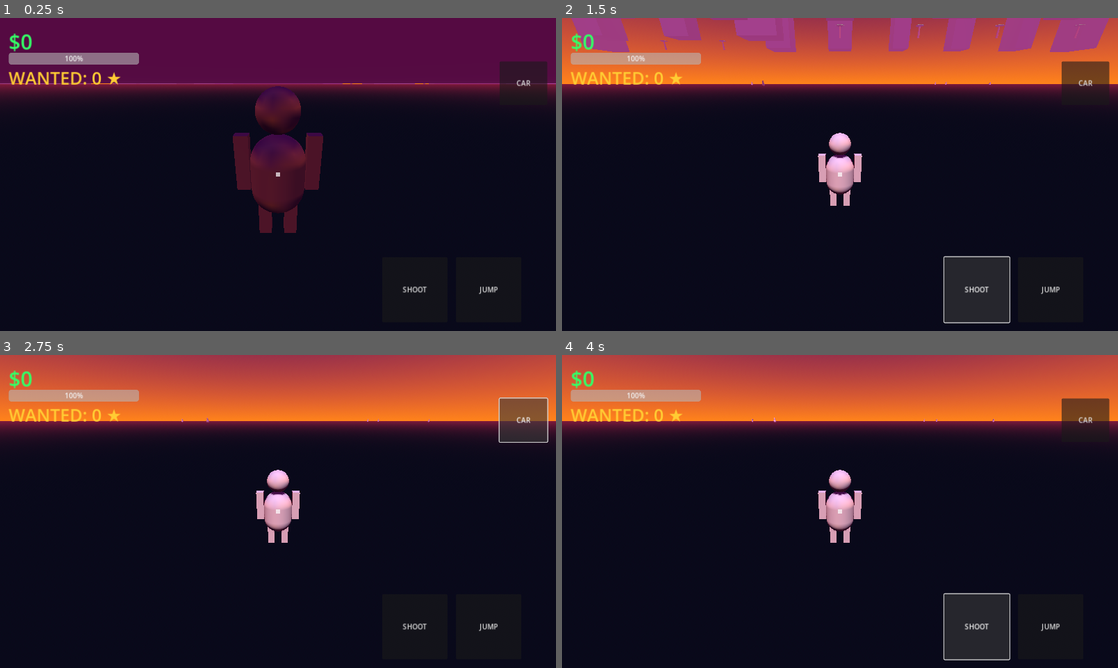
Above: before the commit, frames 1-4 (two rows, left to right).
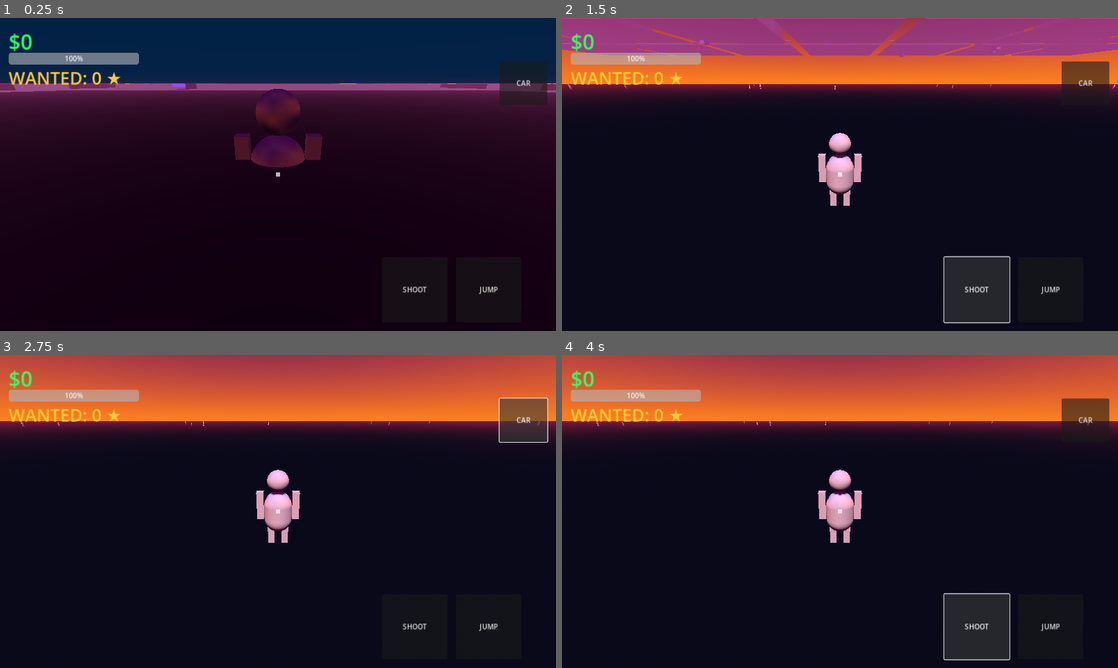
Above: after the commit, the same moments.

Repository: AniblimaxDeveloper/geta-iv-sivis
Game: Godot game, scene res://Main.tscn
Same seed, same stepped clock (60 frames per second), same inputs: the game is played once before the commit and once after it.
Inputs:
- Up to frame 1 (0.25 s): no input
- Up to frame 2 (1.5 s): click "JUMP" at 0.5 s; click "SHOOT" at 1.25 s
- Up to frame 3 (2.75 s): click "CAR" at 2 s
- Up to frame 4 (4 s): click "JUMP" at 2.75 s; click "SHOOT" at 3.5 s

The runs differ from the first frame. In frame 1, 39% of the frame differs, in the area x 0-100%, y 0-69%; in frame 2, 6.6%; in frame 3, less than 0.1%; in frame 4, less than 0.1%.

Commit message:
feat: Phase 8 - Advanced City Grid, Traffic AI, Procedural Pedestrians

Diff:
--- a/Main.gd
+++ b/Main.gd
@@ -9,64 +9,78 @@
 var police_spawned: bool = false
 
 func _ready():
-    generate_miami_city()
-    spawn_vehicles(8)
-    spawn_pedestrians(30)
+    generate_city()
+    spawn_vehicles(15)
+    spawn_pedestrians(40)
 
 func _process(_delta):
     hud_money.text = "$" + str(player.money)
     hud_health.value = player.health
     hud_wanted.text = "WANTED: " + str(wanted_level) + " ★"
 
-func generate_miami_city():
-    # 1. Aspal Jalan
+func generate_city():
+    # 1. Aspal Jalan Raksasa
     var floor = MeshInstance3D.new()
     var plane = PlaneMesh.new()
-    plane.size = Vector2(500, 500)
+    plane.size = Vector2(600, 600)
     floor.mesh = plane
     var f_mat = StandardMaterial3D.new()
-    f_mat.albedo_color = Color(0.1, 0.1, 0.15)
+    f_mat.albedo_color = Color(0.08, 0.08, 0.1)
     floor.material_override = f_mat
     add_child(floor)
 
-    # 2. Blok Gedung & Pohon Palem
-    var block_size = 60
-    for x in range(-4, 5):
-        for z in range(-4, 5):
-            if randf() > 0.2:
-                # Gedung Pencakar Langit
+    # 2. Grid Kota (Gedung & Trotoar)
+    var block_size = 80
+    for x in range(-3, 4):
+        for z in range(-3, 4):
+            # Blok Trotoar
+            var sidewalk = MeshInstance3D.new()
+            var box = BoxMesh.new()
+            box.size = Vector3(70, 1, 70)
+            sidewalk.mesh = box
+            var s_mat = StandardMaterial3D.new()
+            s_mat.albedo_color = Color(0.2, 0.2, 0.25)
+            sidewalk.material_override = s_mat
+            sidewalk.position = Vector3(x * block_size, 0.5, z * block_size)
+            add_child(sidewalk)
+
+            # Gedung Pencakar Langit
+            if randf() > 0.15:
                 var b = StaticBody3D.new()
                 var m = MeshInstance3D.new()
-                var box = BoxMesh.new()
-                var w = randf_range(15, 30)
-                var h = randf_range(40, 120)
-                var d = randf_range(15, 30)
-                box.size = Vector3(w, h, d)
-                m.mesh = box
+                var b_box = BoxMesh.new()
+                var w = randf_range(20, 40)
+                var h = randf_range(50, 150)
+                var d = randf_range(20, 40)
+                b_box.size = Vector3(w, h, d)
+                m.mesh = b_box
+
                 var mat = StandardMaterial3D.new()
-                mat.albedo_color = Color(0.1, 0.1, 0.2)
+                mat.albedo_color = Color(0.1, 0.1, 0.15)
                 mat.emission_enabled = true
-                mat.emission = Color(1.0, 0.2, 0.8) * randf_range(0.2, 0.5) # Efek Neon
+                mat.emission = Color(0.1, 0.5, 0.9) * randf_range(0.1, 0.4) # Kaca gedung biru
                 m.material_override = mat
+
                 var c = CollisionShape3D.new()
                 var s = BoxShape3D.new()
-                s.size = box.size
+                s.size = b_box.size
                 c.shape = s
-                b.position = Vector3(x * block_size, h / 2, z * block_size)
+
+                b.position = Vector3(x * block_size, h / 2 + 1, z * block_size)
                 b.add_child(m)
                 b.add_child(c)
                 add_child(b)
 
-            else:
-                # Pohon Palem
+            # Pohon Palem di pinggir jalan
+            for i in range(2):
                 var palm = Node3D.new()
                 var trunk = MeshInstance3D.new()
                 var cyl = CylinderMesh.new()
                 cyl.top_radius = 0.5
                 cyl.bottom_radius = 0.8
-                cyl.height = 8.0
+                cyl.height = 12.0
                 trunk.mesh = cyl
-                trunk.position.y = 4.0
+                trunk.position.y = 6.0
                 var trunk_mat = StandardMaterial3D.new()
                 trunk_mat.albedo_color = Color(0.4, 0.2, 0.1)
                 trunk.material_override = trunk_mat
@@ -74,90 +88,112 @@
 
                 var leaves = MeshInstance3D.new()
                 var sphere = SphereMesh.new()
-                sphere.radius = 3.0
-                sphere.height = 1.0
+                sphere.radius = 4.0
+                sphere.height = 1.5
                 leaves.mesh = sphere
-                leaves.position.y = 8.0
+                leaves.position.y = 12.0
                 var leaf_mat = StandardMaterial3D.new()
-                leaf_mat.albedo_color = Color(0.1, 0.6, 0.2)
+                leaf_mat.albedo_color = Color(0.1, 0.5, 0.2)
                 leaves.material_override = leaf_mat
                 palm.add_child(leaves)
 
-                palm.position = Vector3(x * block_size, 0, z * block_size)
+                palm.position = Vector3(x * block_size + randf_range(-40, 40), 1, z * block_size + randf_range(-40, 40))
                 add_child(palm)
 
     # 3. Lampu Jalan Neon
-    for i in range(20):
+    for i in range(30):
         var light = OmniLight3D.new()
         light.light_color = Color(1.0, 0.2, 0.8) if randf() > 0.5 else Color(0.2, 0.8, 1.0)
-        light.light_energy = 5.0
-        light.omni_range = 20.0
-        light.position = Vector3(randf_range(-200, 200), 8, randf_range(-200, 200))
+        light.light_energy = 8.0
+        light.omni_range = 30.0
+        light.position = Vector3(randf_range(-250, 250), 10, randf_range(-250, 250))
         add_child(light)
 
 func spawn_vehicles(amount: int):
     for i in range(amount):
         var car = VehicleBody3D.new()
         car.add_to_group("vehicles")
+        car.set_script(load("res://TrafficCar.gd"))
+
         var col = CollisionShape3D.new()
         var box = BoxShape3D.new()
         box.size = Vector3(2.5, 1.5, 5.0)
         col.shape = box
         car.add_child(col)
+
         var mesh = MeshInstance3D.new()
         var box_mesh = BoxMesh.new()
         box_mesh.size = Vector3(2.5, 1.5, 5.0)
         mesh.mesh = box_mesh
         var mat = StandardMaterial3D.new()
-        mat.albedo_color = Color(randf(), 0.1, randf())
+        mat.albedo_color = Color(randf(), 0.2, randf())
         mesh.material_override = mat
         car.add_child(mesh)
+
         for w in [[1.2, -0.5, 1.8], [-1.2, -0.5, 1.8], [1.2, -0.5, -1.8], [-1.2, -0.5, -1.8]]:
             var wheel = VehicleWheel3D.new()
             wheel.position = Vector3(w[0], w[1], w[2])
             wheel.use_as_steering = true
             wheel.use_as_traction = true
             car.add_child(wheel)
-        car.position = Vector3(randf_range(-80, 80), 2.0, randf_range(-80, 80))
+
+        car.position = Vector3(randf_range(-200, 200), 1.5, randf_range(-200, 200))
         add_child(car)
 
 func spawn_pedestrians(amount: int):
     for i in range(amount):
         var ped = CharacterBody3D.new()
         ped.set_script(load("res://Pedestrian.gd"))
+
         var col = CollisionShape3D.new()
         var cap = CapsuleShape3D.new()
         col.shape = cap
         ped.add_child(col)
 
-        # Bentuk Manusia Sederhana untuk NPC
         var mesh_root = Node3D.new()
-        var body = MeshInstance3D.new()
+        mesh_root.name = "MeshRoot"
+
+        var torso = MeshInstance3D.new()
         var cap_mesh = CapsuleMesh.new()
+        cap_mesh.radius = 0.4
         cap_mesh.height = 1.2
-        body.mesh = cap_mesh
-        body.position.y = 1.0
-        mesh_root.add_child(body)
+        torso.mesh = cap_mesh
+        torso.position.y = 1.0
+        mesh_root.add_child(torso)
+
         var head = MeshInstance3D.new()
-        var sphere = SphereMesh.new()
-        sphere.radius = 0.3
-        head.mesh = sphere
+        var sph = SphereMesh.new()
+        sph.radius = 0.3
+        head.mesh = sph
         head.position.y = 1.9
         mesh_root.add_child(head)
+
+        var leg_l = MeshInstance3D.new()
+        leg_l.name = "LegL"
+        var box = BoxMesh.new()
+        box.size = Vector3(0.2, 0.8, 0.2)
+        leg_l.mesh = box
+        leg_l.position = Vector3(0.2, 0.0, 0)
+        mesh_root.add_child(leg_l)
+
+        var leg_r = MeshInstance3D.new()
+        leg_r.name = "LegR"
+        leg_r.mesh = box
+        leg_r.position = Vector3(-0.2, 0.0, 0)
+        mesh_root.add_child(leg_r)
+
         ped.add_child(mesh_root)
-
-        ped.position = Vector3(randf_range(-150, 150), 1.0, randf_range(-150, 150))
+        ped.position = Vector3(randf_range(-200, 200), 1.0, randf_range(-200, 200))
         add_child(ped)
 
 func add_wanted_level():
     wanted_level += 1
     if wanted_level == 1 and not police_spawned:
-        for i in range(6):
+        for i in range(8):
             var police = CharacterBody3D.new()
             police.set_script(load("res://Police.gd"))
             var c = CollisionShape3D.new()
-            var cap = CapsuleShape3D.new()
-            c.shape = cap
+            c.shape = CapsuleShape3D.new()
             police.add_child(c)
             var m = MeshInstance3D.new()
             m.name = "Mesh"
@@ -166,6 +202,6 @@
             mat.albedo_color = Color(0, 0.2, 1)
             m.material_override = mat
             police.add_child(m)
-            police.position = Vector3(player.position.x + randf_range(-30, 30), 2.0, player.position.z + randf_range(-30, 30))
+            police.position = Vector3(player.position.x + randf_range(-40, 40), 2.0, player.position.z + randf_range(-40, 40))
             add_child(police)
         police_spawned = true
--- a/Pedestrian.gd
+++ b/Pedestrian.gd
@@ -2,18 +2,28 @@
 var speed: float = 4.0
 var direction: Vector3
 var time_to_change: float = 0.0
+@onready var leg_l = $MeshRoot/LegL
+@onready var leg_r = $MeshRoot/LegR
+var walk_t: float = 0.0
 
 func _ready(): randomize_dir()
 
 func randomize_dir():
     direction = Vector3(randf_range(-1, 1), 0, randf_range(-1, 1)).normalized()
-    time_to_change = randf_range(2.0, 5.0)
+    time_to_change = randf_range(3.0, 6.0)
 
 func _physics_process(delta):
     if not is_on_floor(): velocity.y -= 30.0 * delta
     time_to_change -= delta
     if time_to_change <= 0: randomize_dir()
+
     velocity.x = direction.x * speed
     velocity.z = direction.z * speed
     move_and_slide()
+
+    walk_t += delta * 10.0
+    if leg_l and leg_r:
+        leg_l.rotation.x = sin(walk_t) * 0.5
+        leg_r.rotation.x = -sin(walk_t) * 0.5
+
     if get_slide_collision_count() > 0: randomize_dir()
--- a/Player.gd
+++ b/Player.gd
@@ -1,6 +1,6 @@
 extends CharacterBody3D
 
-@export var speed: float = 12.0
+@export var speed: float = 15.0
 @export var jump_force: float = 10.0
 @export var gravity: float = 30.0
 
@@ -21,8 +21,8 @@
 
 func _physics_process(delta):
     if current_vehicle:
-        current_vehicle.engine_force = -input_dir.y * 1500.0
-        current_vehicle.steering = -input_dir.x * 0.5
+        current_vehicle.engine_force = -input_dir.y * 1800.0
+        current_vehicle.steering = -input_dir.x * 0.6
         global_position = current_vehicle.global_position + Vector3(0, 3.0, 0)
         mesh_root.visible = false
         return
@@ -41,19 +41,18 @@
         mesh_root.rotation.y = lerp_angle(mesh_root.rotation.y, target_angle, 0.2)
 
         # Animasi Berjalan Manusia
-        walk_time += delta * 12.0
-        left_leg.rotation.x = sin(walk_time) * 0.6
-        right_leg.rotation.x = -sin(walk_time) * 0.6
-        left_arm.rotation.x = -sin(walk_time) * 0.4
-        right_arm.rotation.x = sin(walk_time) * 0.4
+        walk_time += delta * 15.0
+        left_leg.rotation.x = sin(walk_time) * 0.7
+        right_leg.rotation.x = -sin(walk_time) * 0.7
+        left_arm.rotation.x = -sin(walk_time) * 0.5
+        right_arm.rotation.x = sin(walk_time) * 0.5
     else:
         velocity.x = move_toward(velocity.x, 0, speed)
         velocity.z = move_toward(velocity.z, 0, speed)
-        # Animasi Diam (Idle)
-        left_leg.rotation.x = lerp(left_leg.rotation.x, 0.0, 0.1)
-        right_leg.rotation.x = lerp(right_leg.rotation.x, 0.0, 0.1)
-        left_arm.rotation.x = lerp(left_arm.rotation.x, 0.0, 0.1)
-        right_arm.rotation.x = lerp(right_arm.rotation.x, 0.0, 0.1)
+        left_leg.rotation.x = lerp(left_leg.rotation.x, 0.0, 0.2)
+        right_leg.rotation.x = lerp(right_leg.rotation.x, 0.0, 0.2)
+        left_arm.rotation.x = lerp(left_arm.rotation.x, 0.0, 0.2)
+        right_arm.rotation.x = lerp(right_arm.rotation.x, 0.0, 0.2)
 
     move_and_slide()
 
@@ -87,7 +86,6 @@
 
 func take_damage(amount: float):
     health -= amount
-    if health <= 0:
-        get_tree().reload_current_scene()
+    if health <= 0: get_tree().reload_current_scene()
 
 func add_money(amount: int): money += amount
--- a/Police.gd
+++ b/Police.gd
@@ -1,5 +1,5 @@
 extends CharacterBody3D
-var speed: float = 10.0
+var speed: float = 12.0
 var target: Node3D
 var health: int = 100
 
@@ -21,7 +21,7 @@
             velocity.x = 0
             velocity.z = 0
             if target.has_method("take_damage"):
-                target.take_damage(20.0 * delta)
+                target.take_damage(25.0 * delta)
     move_and_slide()
 
 func take_damage(amount: int):
--- /dev/null
+++ b/TrafficCar.gd
@@ -0,0 +1,10 @@
+extends VehicleBody3D
+var speed: float = 500.0
+var time: float = 0.0
+
+func _physics_process(delta):
+    engine_force = speed
+    time += delta
+    if time > randf_range(5.0, 10.0):
+        time = 0
+        steering = randf_range(-0.5, 0.5)
Not shown, changed: export_presets.cfg
